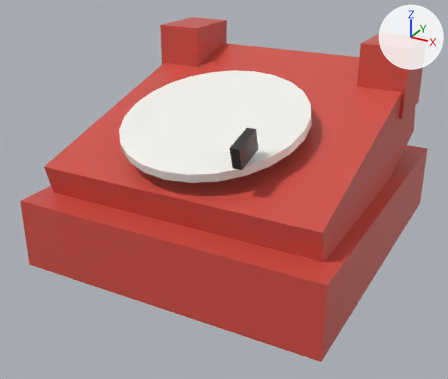
What one commit did to the glTF model assets/models/apartment/phone_base.glb.
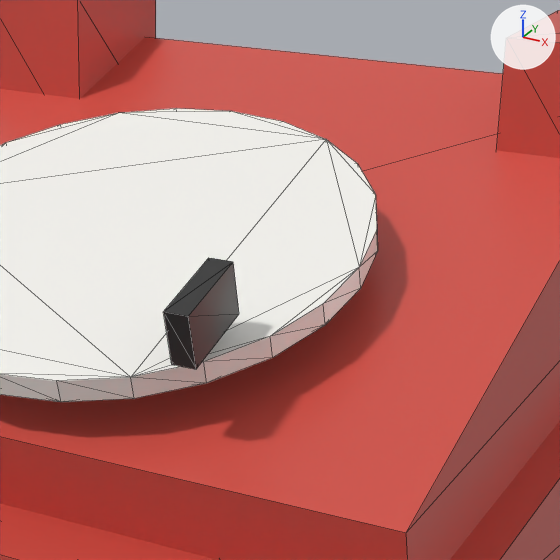
Each version appears first whole from a 50 mm camera at (0.1968, -0.3901, 0.2268) aimed at (-0.0071, -0.0194, 0.0415), and next in a close-up on the part from 37% to 85% of the width and 8% to 64% of the height. Every picture has the same lights, and +X, +Y and +Z are marked at upper right. The first two pictures are the older version. The close-ups show mesh edges as thin lines. Vertices at exactly the same position are counted once.

Objects in the first close-up: 'PhoneBase'.
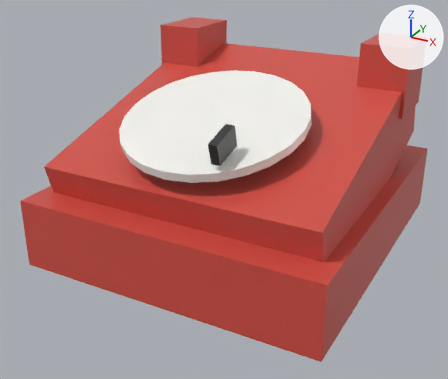
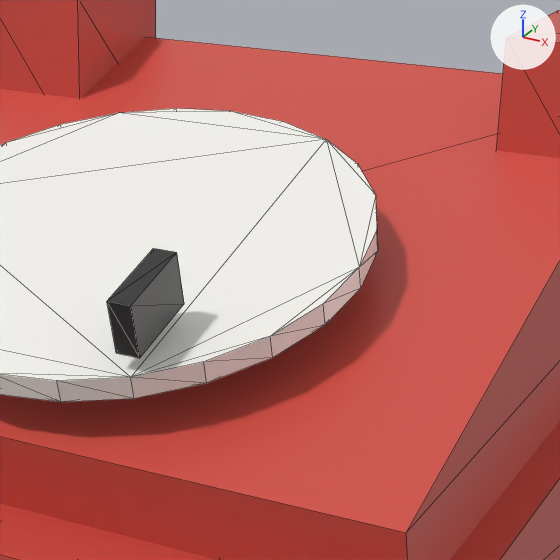
What differs and where, as boxes [x1, y1, x2, y2] in the close-ups (560 x 560 px; the box of a moved part takes in the faces that stretch with it):
part 1 of me_cube_009, moved or reshaped: before [164, 258, 239, 369]; after [107, 248, 184, 358]

The change, as a list of edits to the scene's bpy script:
```text
Change me_cube_009:
    where me_cube_009.from_pydata(...)  # 88 vertices, 152 faces; spans x -0.11..0.11, y -0.12..0.12, z 0.0..0.145
    used by ob_phonebase; location = (0.0, 0.0, 0.0)
    me_cube_009 part 1: the loose piece of 8 vertices spanning x 0.042..0.048, y -0.102..-0.077, z 0.095..0.115 is moved by (-0.014, 0.0, 0.0)
```
